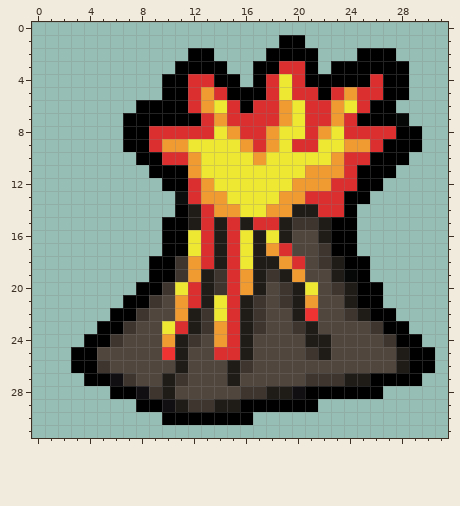
Two states of a pixel-art sprite, resources/gfx/items/collectibles/collectibles_Divine_Wrath.png. Above is the file before it was changed.
The file is 32x32 pixels. Pixels under 10% opacity are left out. Colours within 5 levels of each other are drawn and written as one.
After the commit:
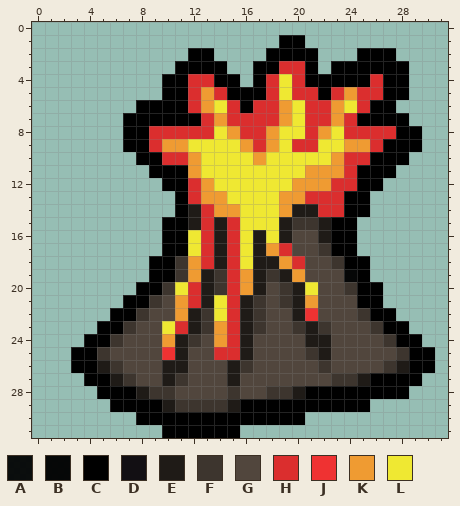
Palette (. is transparent): A #000000ec  B #000000f5  C #000000  D #120f13  E #1f1b17  F #3d352e  G #51463d  H #db2e2e  J #ef3232  K #ef9b32  L #efe832
The exact change:
Changed rows in their new state; - is an unchanged pixel.
first column x 28:
 7 C
first column x 5:
13 ------C-----------------
14 -------------L------C---
15 -----------LLL----------
18 -----------------GF-----
19 ------------------G-----
20 ------------------GF----
21 -------------------G----
22 -------------------GF---
23 -----------------F------
25 F----------------------F
26 EF---E-----------F----F-
27 -E--------------GG-F----
28 C--E-F----FGGFFE------CC
29 -CC--EF--F-------CCCC---
30 ---CC-------CCCC--------
31 -----CCCCCC-------------
Changed places in both pictures, as pixel boxes (x1, y1, x2, y2):
changed: (396, 113, 409, 126)
changed: (175, 191, 188, 204)
changed: (97, 204, 409, 438)
